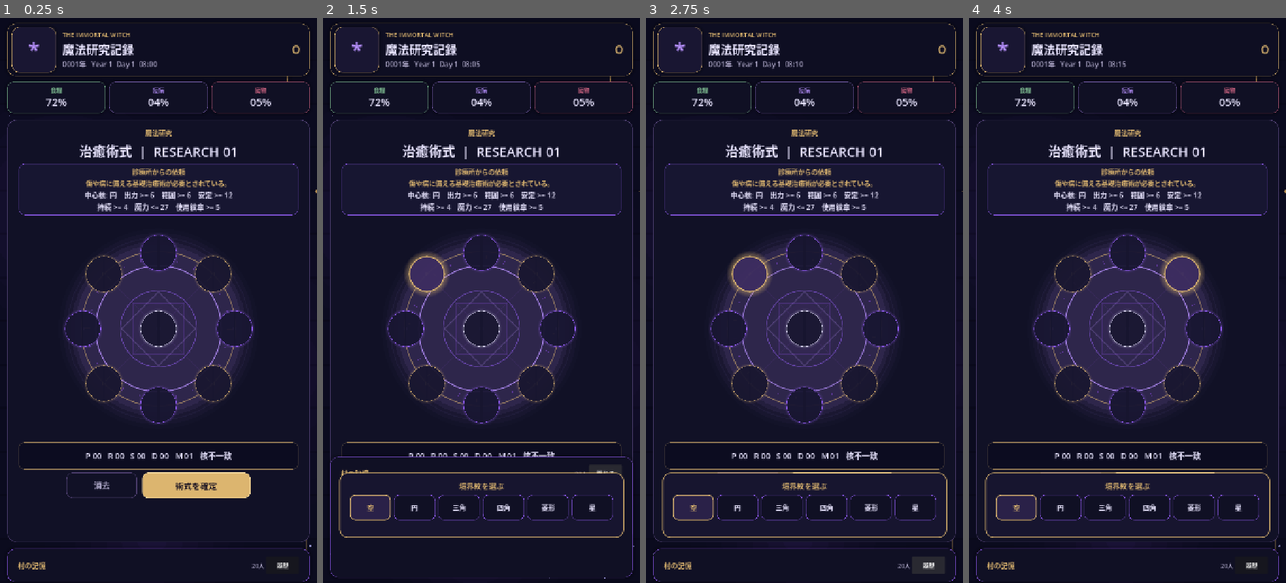
Above: before the commit, frames 1-4 (left to right).
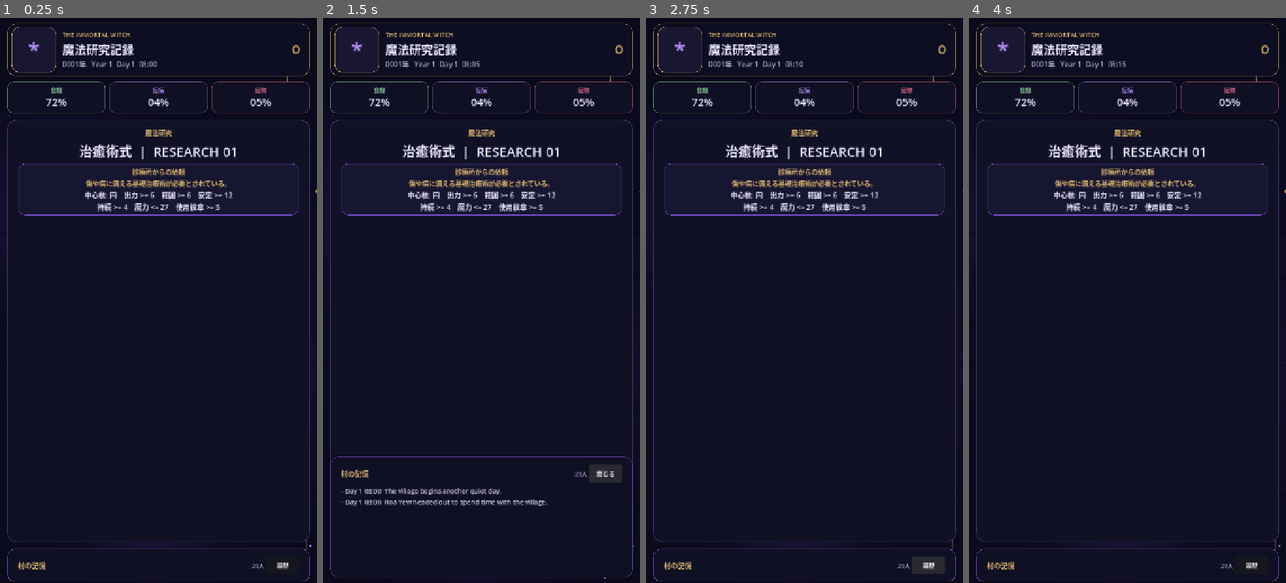
Above: after the commit, the same moments.

Repository: kei060538-commits/VillageGame
Game: Godot game, scene res://scenes/main.tscn
Same seed, same stepped clock (60 frames per second), same inputs: the game is played once before the commit and once after it.
Inputs (mouse positions are in pixels of both pictures, inside the frame that each line leads up to):
- Up to frame 1 (0.25 s): no input
- Up to frame 2 (1.5 s): click (427, 272) at 0.52 s; click "履歴" at 1.25 s
- Up to frame 3 (2.75 s): click "閉じる" at 2 s
- Up to frame 4 (4 s): click (1127, 255) at 2.77 s; click (1181, 272) at 3.52 s

The runs differ from the first frame. In frame 1, 12% of the frame differs, in the area x 5-95%, y 38-85%; in frame 2, 13%, in the area x 4-96%, y 38-92%; in frame 3, 12%; in frame 4, 12%.
Error after the commit: Parse Error: The function signature doesn't match the parent. Parent signature is "set_drag_preview(Control) -> void". (res://scripts/ui/magic_circle_visual.gd…

Commit message:
Visualize rotated glyphs and mana links

Diff:
--- a/scripts/ui/magic_circle_visual.gd
+++ b/scripts/ui/magic_circle_visual.gd
@@ -7,18 +7,31 @@
 const DARK := Color("09091a")
 
 var glyph_states: Array[int] = []
+var glyph_rotations: Array[int] = []
+var connections: Array[Vector2i] = []
 var current_field := "Healing"
 var time := 0.0
 var celebration := 0.0
+var drag_source := -1
+var drag_point := Vector2.ZERO
+var drag_active := false
 
 func _ready() -> void:
     mouse_filter = Control.MOUSE_FILTER_IGNORE
     set_process(true)
     queue_redraw()
 
-func set_state(states: Array[int], field_name: String) -> void:
+func set_state(states: Array[int], field_name: String, rotations: Array[int] = [], links: Array[Vector2i] = []) -> void:
     glyph_states = states.duplicate()
+    glyph_rotations = rotations.duplicate()
+    connections = links.duplicate()
     current_field = field_name
+    queue_redraw()
+
+func set_drag_preview(source: int, point: Vector2, active: bool) -> void:
+    drag_source = source
+    drag_point = point
+    drag_active = active
     queue_redraw()
 
 func celebrate() -> void:
@@ -91,21 +104,23 @@
     ])
     draw_polyline(square, Color(VIOLET_SOFT, 0.32), 1.1, true)
 
+    # Faint default spokes keep the diagram readable before the player wires it.
     for i in range(9):
         if i == 4:
             continue
         var slot: Vector2 = get_slot_position(i)
         var active: bool = i < glyph_states.size() and glyph_states[i] > 0
         var line_color: Color = field_color if active else VIOLET_SOFT
-        line_color.a = (0.50 + pulse * 0.22) if active else 0.11
-        draw_line(c, slot, line_color, 1.9 if active else 0.9, true)
-
-    var pairs := [[0, 8], [2, 6], [1, 7], [3, 5]]
-    for pair in pairs:
-        var a: int = int(pair[0])
-        var b: int = int(pair[1])
-        if a < glyph_states.size() and b < glyph_states.size() and glyph_states[a] > 0 and glyph_states[a] == glyph_states[b]:
-            draw_line(get_slot_position(a), get_slot_position(b), Color(GOLD, 0.44 + pulse * 0.20), 2.3, true)
+        line_color.a = (0.24 + pulse * 0.08) if active else 0.08
+        draw_line(c, slot, line_color, 1.2 if active else 0.8, true)
+
+    _draw_connections(field_color, pulse)
+
+    if drag_active and drag_source >= 0 and drag_source < 9:
+        var start: Vector2 = get_slot_position(drag_source)
+        draw_line(start, drag_point, Color(WHITE_GLOW, 0.18), 8.0, true)
+        draw_line(start, drag_point, Color(WHITE_GLOW, 0.88), 2.6, true)
+        draw_circle(drag_point, 5.0 + pulse * 2.0, Color(WHITE_GLOW, 0.78))
 
     var core_active: bool = glyph_states.size() > 4 and glyph_states[4] > 0
     var core_color: Color = WHITE_GLOW if core_active else VIOLET_SOFT
@@ -115,68 +130,108 @@
         draw_circle(c, radius * 0.11 * float(i), cc)
     draw_circle(c, 3.5 + pulse * 1.2, Color(core_color, 0.92))
 
-    # Glyphs are vector-drawn instead of font characters so Web exports never depend on CJK/symbol fonts.
+    # Glyphs are vector-drawn so Web and iOS use the same shapes without symbol-font dependencies.
     for i in range(9):
         var state: int = glyph_states[i] if i < glyph_states.size() else 0
+        var rotation_quarters: int = glyph_rotations[i] if i < glyph_rotations.size() else 0
         var glyph_color: Color = field_color
         if i == 4:
             glyph_color = WHITE_GLOW
         elif i == 0 or i == 2 or i == 6 or i == 8:
             glyph_color = GOLD
-        _draw_glyph(get_slot_position(i), state, glyph_color, radius * 0.105, pulse)
+        _draw_glyph(get_slot_position(i), state, glyph_color, radius * 0.105, pulse, rotation_quarters)
 
     if celebration > 0.0:
         var burst: float = celebration
         draw_arc(c, radius * (1.0 + (1.0 - burst) * 0.33), 0, TAU, 128, Color(WHITE_GLOW, burst * 0.72), 4.0, true)
 
-func _draw_glyph(center: Vector2, state: int, color: Color, glyph_radius: float, pulse: float) -> void:
+func _draw_connections(field_color: Color, pulse: float) -> void:
+    for index in range(connections.size()):
+        var link: Vector2i = connections[index]
+        var a: int = link.x
+        var b: int = link.y
+        if a < 0 or a >= 9 or b < 0 or b >= 9:
+            continue
+        if a >= glyph_states.size() or b >= glyph_states.size():
+            continue
+        if glyph_states[a] <= 0 or glyph_states[b] <= 0:
+            continue
+
+        var start := get_slot_position(a)
+        var finish := get_slot_position(b)
+        var same_glyph: bool = glyph_states[a] == glyph_states[b]
+        var color: Color = GOLD if same_glyph else field_color
+        draw_line(start, finish, Color(color, 0.12), 9.0, true)
+        draw_line(start, finish, Color(color, 0.62 + pulse * 0.20), 2.8, true)
+
+        var flow: float = fmod(time * 0.27 + float(index) * 0.19, 1.0)
+        var bead: Vector2 = start.lerp(finish, flow)
+        draw_circle(bead, 4.2 + pulse * 1.1, Color(WHITE_GLOW, 0.88))
+
+func _draw_glyph(center: Vector2, state: int, color: Color, glyph_radius: float, pulse: float, rotation_quarters: int) -> void:
     if state <= 0:
         draw_circle(center, 3.0 + pulse, Color(color, 0.88))
         return
 
     var glow: Color = Color(color, 0.20)
+    var rotation: float = float(rotation_quarters % 4) * PI * 0.5
+
     match state:
         1:
             draw_arc(center, glyph_radius, 0, TAU, 48, glow, 8.0, true)
             draw_arc(center, glyph_radius, 0, TAU, 48, color, 3.0, true)
         2:
-            var tri := PackedVector2Array([
-                center + Vector2(0, -glyph_radius),
-                center + Vector2(glyph_radius * 0.90, glyph_radius * 0.72),
-                center + Vector2(-glyph_radius * 0.90, glyph_radius * 0.72),
-                center + Vector2(0, -glyph_radius),
-            ])
+            var tri := _rotated_poly(center, [
+                Vector2(0, -glyph_radius),
+                Vector2(glyph_radius * 0.90, glyph_radius * 0.72),
+                Vector2(-glyph_radius * 0.90, glyph_radius * 0.72),
+                Vector2(0, -glyph_radius),
+            ], rotation)
             draw_polyline(tri, glow, 8.0, true)
             draw_polyline(tri, color, 3.0, true)
         3:
-            var sq := PackedVector2Array([
-                center + Vector2(-glyph_radius * 0.78, -glyph_radius * 0.78),
-                center + Vector2(glyph_radius * 0.78, -glyph_radius * 0.78),
-                center + Vector2(glyph_radius * 0.78, glyph_radius * 0.78),
-                center + Vector2(-glyph_radius * 0.78, glyph_radius * 0.78),
-                center + Vector2(-glyph_radius * 0.78, -glyph_radius * 0.78),
-            ])
+            var sq := _rotated_poly(center, [
+                Vector2(-glyph_radius * 0.78, -glyph_radius * 0.78),
+                Vector2(glyph_radius * 0.78, -glyph_radius * 0.78),
+                Vector2(glyph_radius * 0.78, glyph_radius * 0.78),
+                Vector2(-glyph_radius * 0.78, glyph_radius * 0.78),
+                Vector2(-glyph_radius * 0.78, -glyph_radius * 0.78),
+            ], rotation)
             draw_polyline(sq, glow, 8.0, true)
             draw_polyline(sq, color, 3.0, true)
         4:
-            var dia := PackedVector2Array([
-                center + Vector2(0, -glyph_radius),
-                center + Vector2(glyph_radius, 0),
-                center + Vector2(0, glyph_radius),
-                center + Vector2(-glyph_radius, 0),
-                center + Vector2(0, -glyph_radius),
-            ])
+            var dia := _rotated_poly(center, [
+                Vector2(0, -glyph_radius),
+                Vector2(glyph_radius, 0),
+                Vector2(0, glyph_radius),
+                Vector2(-glyph_radius, 0),
+                Vector2(0, -glyph_radius),
+            ], rotation)
             draw_polyline(dia, glow, 8.0, true)
             draw_polyline(dia, color, 3.0, true)
         5:
-            var star := PackedVector2Array()
+            var local_star: Array[Vector2] = []
             for i in range(8):
                 var angle: float = -PI * 0.5 + TAU * float(i) / 8.0
                 var r: float = glyph_radius if i % 2 == 0 else glyph_radius * 0.30
-                star.append(center + Vector2(cos(angle), sin(angle)) * r)
-            star.append(star[0])
+                local_star.append(Vector2(cos(angle), sin(angle)) * r)
+            local_star.append(local_star[0])
+            var star := _rotated_poly(center, local_star, rotation)
             draw_polyline(star, glow, 8.0, true)
             draw_polyline(star, color, 3.0, true)
+
+    # A small directional notch makes rotation visible even for rotationally symmetric glyphs.
+    var direction: Vector2 = Vector2(0, -glyph_radius).rotated(rotation)
+    var notch_start: Vector2 = center + direction * 0.38
+    var notch_end: Vector2 = center + direction * 0.94
+    draw_line(notch_start, notch_end, Color(WHITE_GLOW, 0.76), 2.2, true)
+    draw_circle(notch_end, 2.8 + pulse * 0.5, Color(WHITE_GLOW, 0.92))
+
+func _rotated_poly(center: Vector2, local_points: Array, rotation: float) -> PackedVector2Array:
+    var result := PackedVector2Array()
+    for point in local_points:
+        result.append(center + Vector2(point).rotated(rotation))
+    return result
 
 func _field_color(field_name: String) -> Color:
     match field_name:
